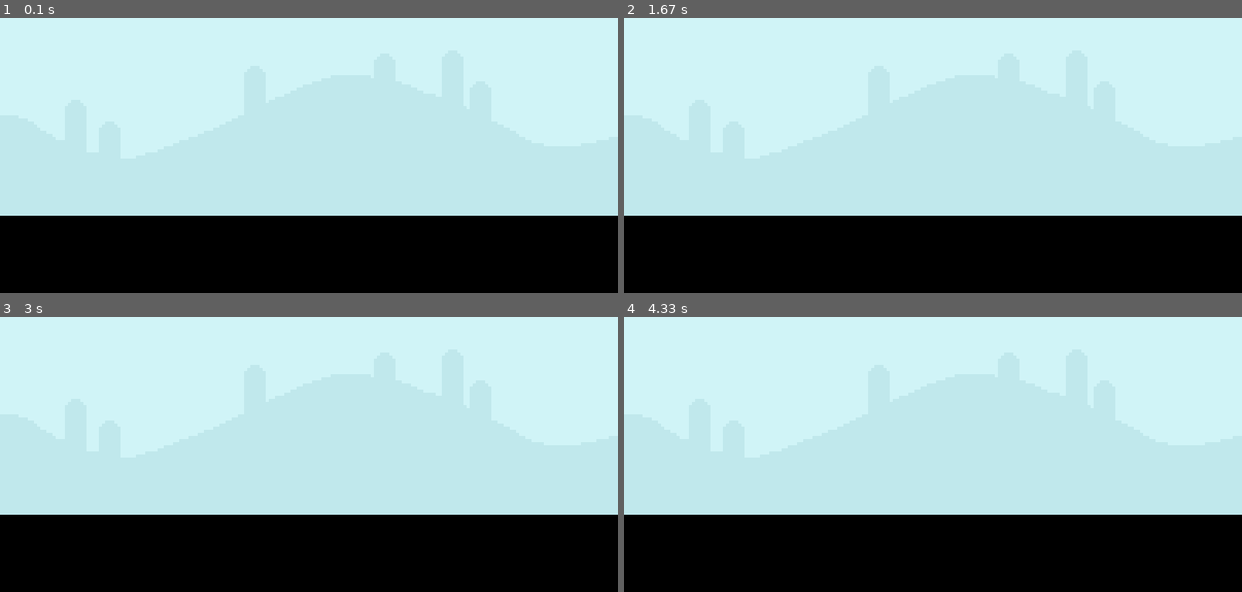
Above: before the commit, frames 1-4 (two rows, left to right).
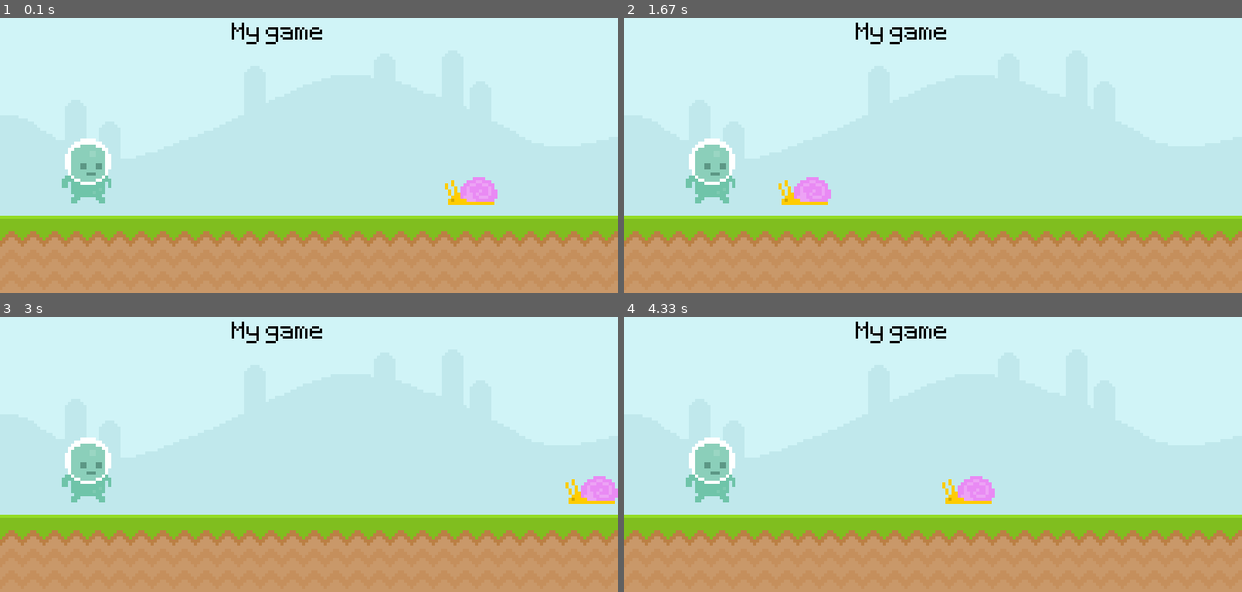
Above: after the commit, the same moments.

Repository: alexkzw/Pygame
Game: pygame game, started from Project/initial.py
The game is run twice, just before and just after one commit, with the same random seed, the same clock (stepped at 60 frames per second) and the same inputs.
Inputs:
- Up to frame 1 (0.1 s): no input
- Up to frame 2 (1.67 s): no input
- Up to frame 3 (3 s): no input
- Up to frame 4 (4.33 s): no input

The runs differ from the first frame. In frame 1, 30% of the frame differs, in the area x 0-100%, y 1-100%; in frame 2, 30%; in frame 3, 30%; in frame 4, 30%.

Commit message:
initial commit

Diff:
--- a/Project/initial.py
+++ b/Project/initial.py
@@ -8,11 +8,26 @@
 screen = pygame.display.set_mode((800,400))
 pygame.display.set_caption('Runner')
 
+#Create font
+test_font = pygame.font.Font('font/Pixeltype.ttf', 50) #2 arguments - font type, font size
+
 #creating a clock object - helps us with time and framerates
 clock = pygame.time.Clock()
 
 #Creating a surface of just plain colour
-test_surface = pygame.image.load('graphics/Sky.png')
+sky_surface = pygame.image.load('graphics/Sky.png').convert()
+ground_surface = pygame.image.load('graphics/ground.png').convert()
+text_surface = test_font.render('My game', False, 'Black') #3 arguments - text info, whether you want to anti-aliase it, and colour
+#anti-aliasing means you're smoothing the edges of the text
+
+#import snail image
+snail_surface = pygame.image.load('graphics/snail/snail1.png').convert_alpha()
+
+snail_x_pos = 600
+snail_y_pos = 250
+
+player_surface = pygame.image.load('graphics/player/player_walk_1.png').convert_alpha()
+player_rect = player_surface.get_rect(topleft = (80, 200))
 
 while True:
 
@@ -22,9 +37,22 @@
             pygame.quit()
             exit()
 
-    #attach test_surface to display surface
-    screen.blit(test_surface, (0, 0)) #calling the display surface itself (blit = block image transfer - i.e.
-    #putting 1 surface on another surface). surface = test_surface, position = c(0,0)
+    #attach sky_surface to display surface
+    screen.blit(sky_surface, (0, 0)) #calling the display surface itself (blit = block image transfer - i.e.
+    #putting 1 surface on another surface). surface = sky_surface, position = c(0,0)
+
+    #attach ground_surface to display surface
+    screen.blit(ground_surface, (0, 300))
+
+    screen.blit(text_surface, (300, 50))
+
+    screen.blit(player_surface, player_rect)
+
+    snail_x_pos -= 4
+    if snail_x_pos < -50:
+        snail_x_pos = 800
+    screen.blit(snail_surface, (snail_x_pos, snail_y_pos))
+
 
     pygame.display.update()
     clock.tick(60) #60 tells Python that the while True loop should not run faster than 60 times per second - i.e. setting
